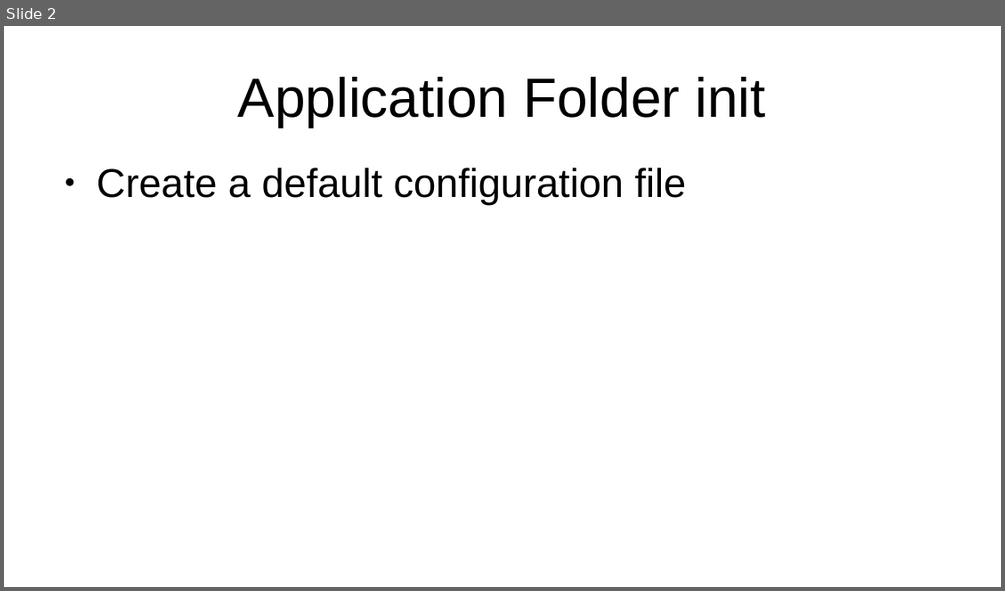
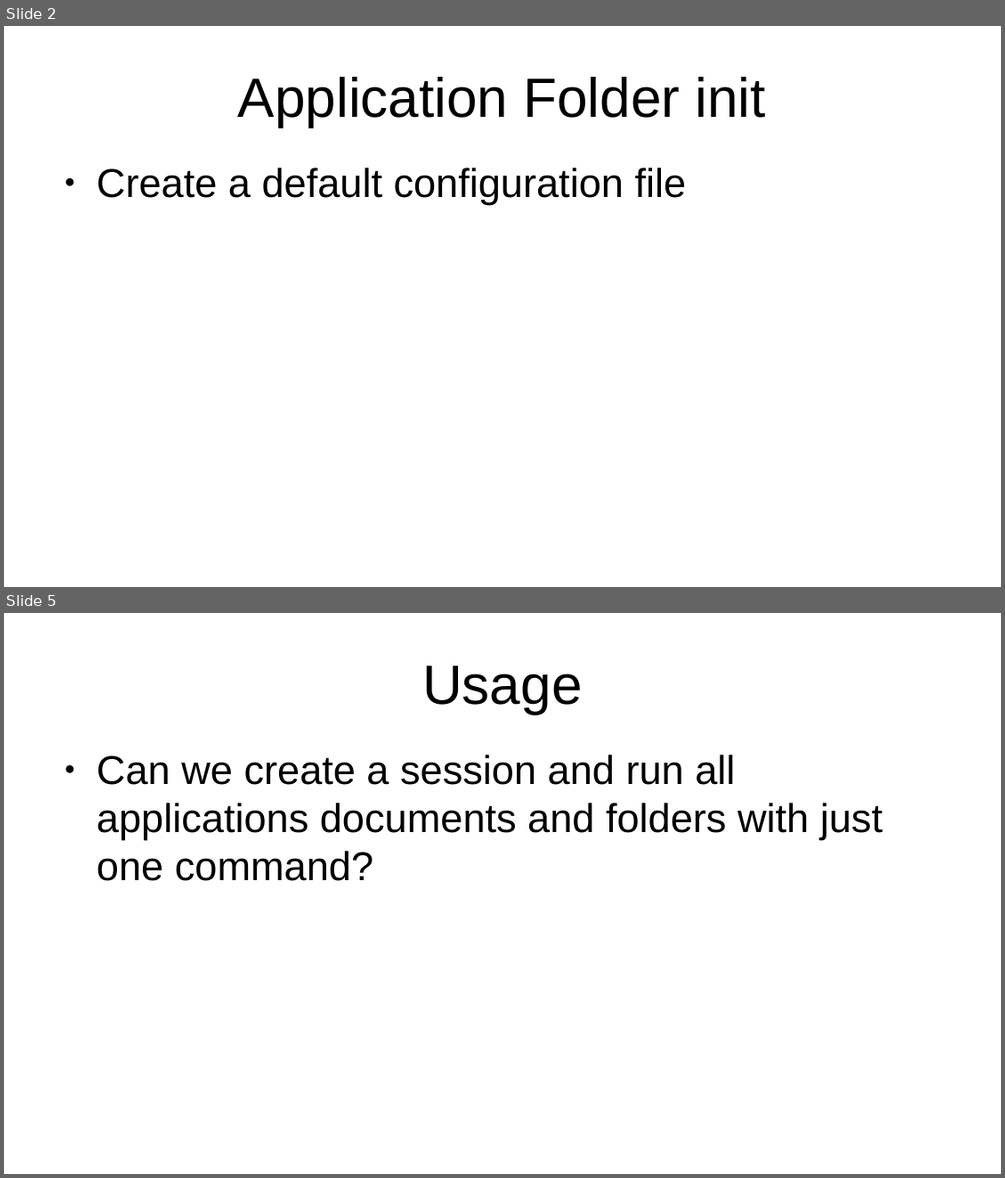
Before and after one commit to g-gualeni/QtWhiteBase, a slide deck: WhiteBase Doc/WhiteBase Stories.odp. Shown one above the other, each under a label of ours: slide 2 before the commit, slides 2 and 5 after it; the slides between them are not shown. The pictures are 1005x591 and 1005x1178 pixels, drawn with LibreOffice and Linux fonts; fonts in the diff are those of the drawing. Boxes give left, top, right and bottom in pixels: in the first picture for what was removed or moved away, otherwise in the second. Text is boxed around its words. In the diff, an @@ line names an element or a change of style, - is before the commit and + after.

```diff
--- a/WhiteBase Doc/WhiteBase Stories.odp
+++ b/WhiteBase Doc/WhiteBase Stories.odp
@@ slide 5 added at <box>4,613,1001,1174</box>, background #FFFFFF @@
@@ title added at <box>422,666,582,714</box>, 44 pt, text #000000 @@
+Usage
@@ text added at <box>97,755,882,881</box>, 32 pt, text #000000 @@
+● Can we create a session and run all applications documents and folders with just one command?
```
Also in this commit, not shown: 3 other slides added, 1 slide removed.
